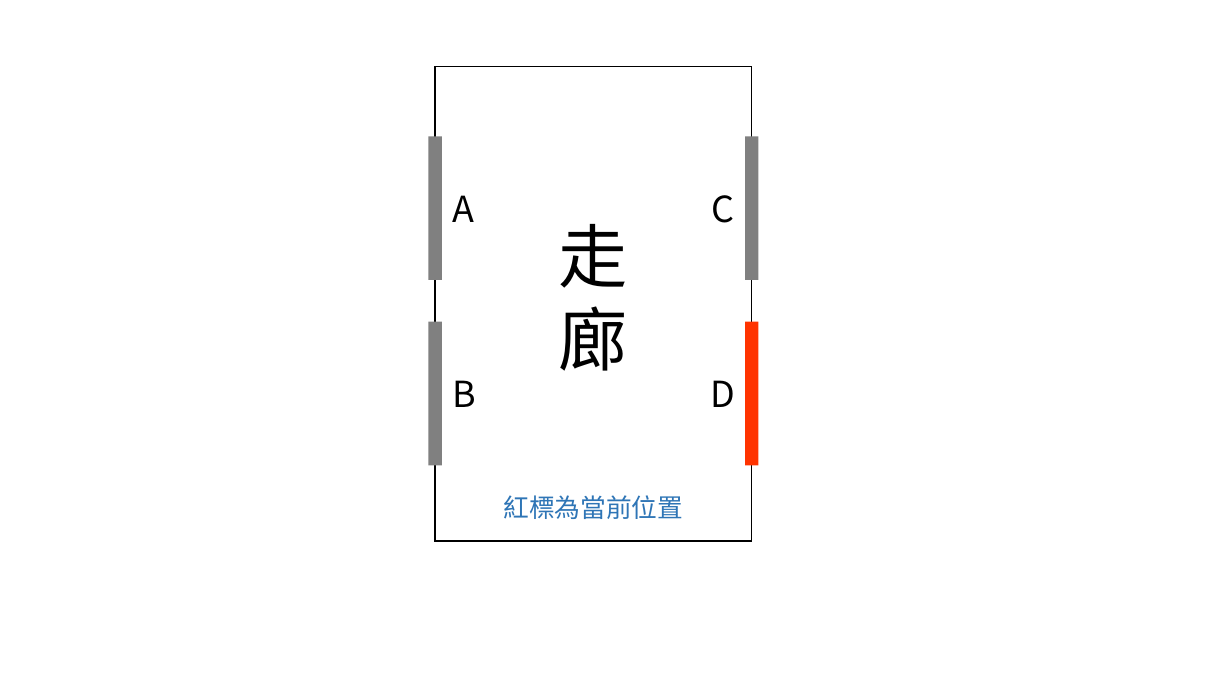
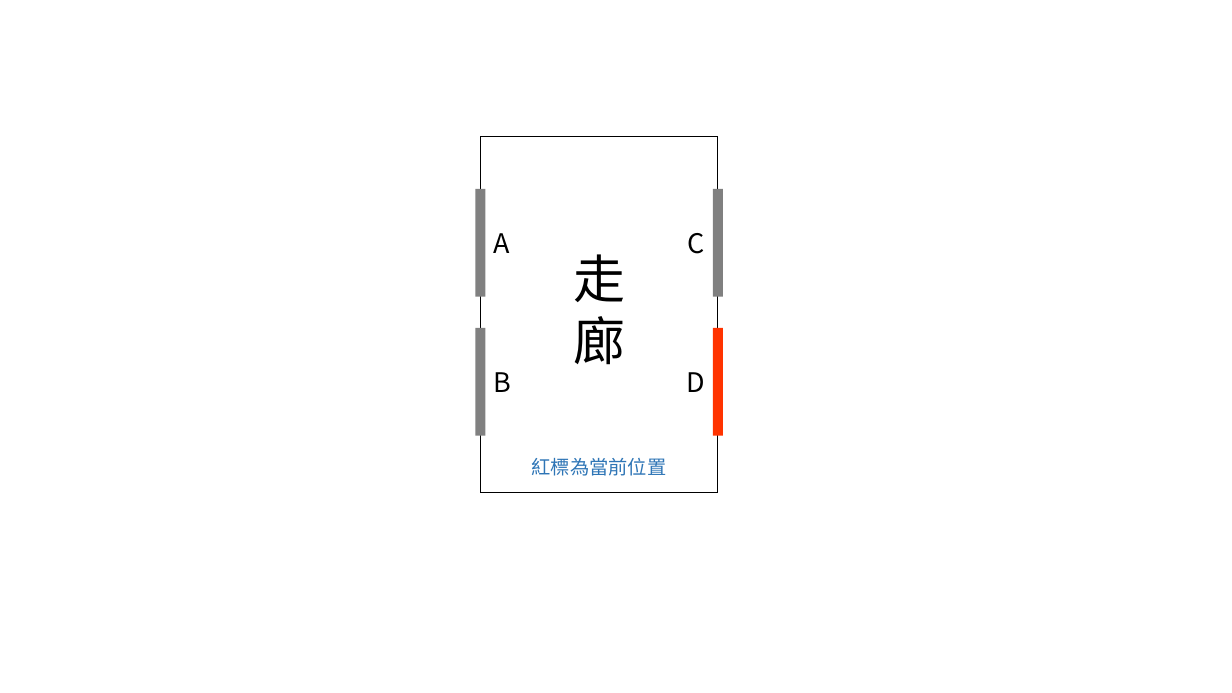
Before and after one commit to littleching26/master-thesis, a slide deck: slide 2 of demoPic.pptx. Drawn at 1232x693 pixels with LibreOffice and Linux fonts; fonts in the diff are those of the drawing. Boxes give left, top, right and bottom in pixels: in the first picture for what was removed or moved away, otherwise in the second. Text is boxed around its words. In the diff, an @@ line names an element or a change of style, - is before the commit and + after.

```diff
--- a/demoPic.pptx
+++ b/demoPic.pptx
@@ rectangle: place and size @@
-rectangle at (435,67,752,542)
+rectangle at (481,137,718,493)
@@ rectangle: place and size @@
-rectangle at (429,137,443,280)
+rectangle at (475,189,485,297)
@@ rectangle: place and size @@
-rectangle at (745,137,759,280)
+rectangle at (713,189,723,297)
@@ size 28 to 21 pt in 4 elements at (687,372,706,392), (493,372,511,392), (688,233,705,254), (494,233,510,253) @@
@@ text "A": place and size @@
-text "A" at (453,195,475,222)
+text "A" at (494,233,510,253)
@@ text "C": place and size @@
-text "C" at (712,195,735,223)
+text "C" at (688,233,705,254)
@@ text "走": place and size @@
-text "走" at (559,224,628,371)
+text "走" at (573,254,625,365)
@@ text "走" at (573,254,625,365): size 54 to 40.5 pt @@
@@ rectangle: place and size @@
-rectangle at (429,322,443,465)
+rectangle at (475,328,485,436)
@@ rectangle: place and size @@
-rectangle at (745,322,759,465)
+rectangle at (713,328,723,436)
@@ text "B": place and size @@
-text "B" at (453,380,477,407)
+text "B" at (493,372,511,392)
@@ text "D": place and size @@
-text "D" at (710,380,735,407)
+text "D" at (687,372,706,392)
@@ text "紅標為當前位置": place and size @@
-text "紅標為當前位置" at (503,495,683,519)
+text "紅標為當前位置" at (532,458,667,476)
@@ text "紅標為當前位置" at (532,458,667,476): size 20 to 15 pt @@
```
Also in this commit, not shown: 1 other slide changed, 3 slides added, 4 other files.
